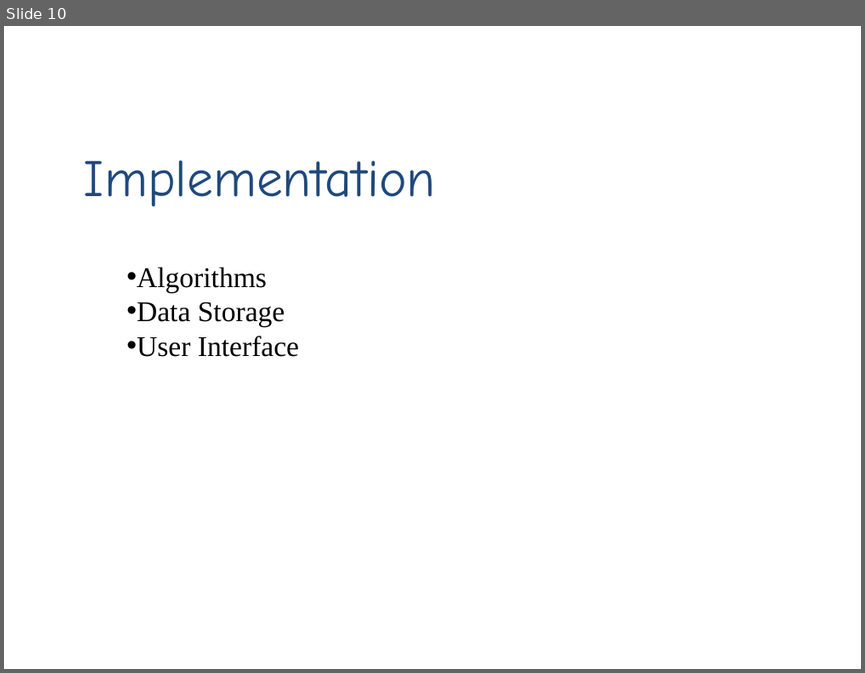
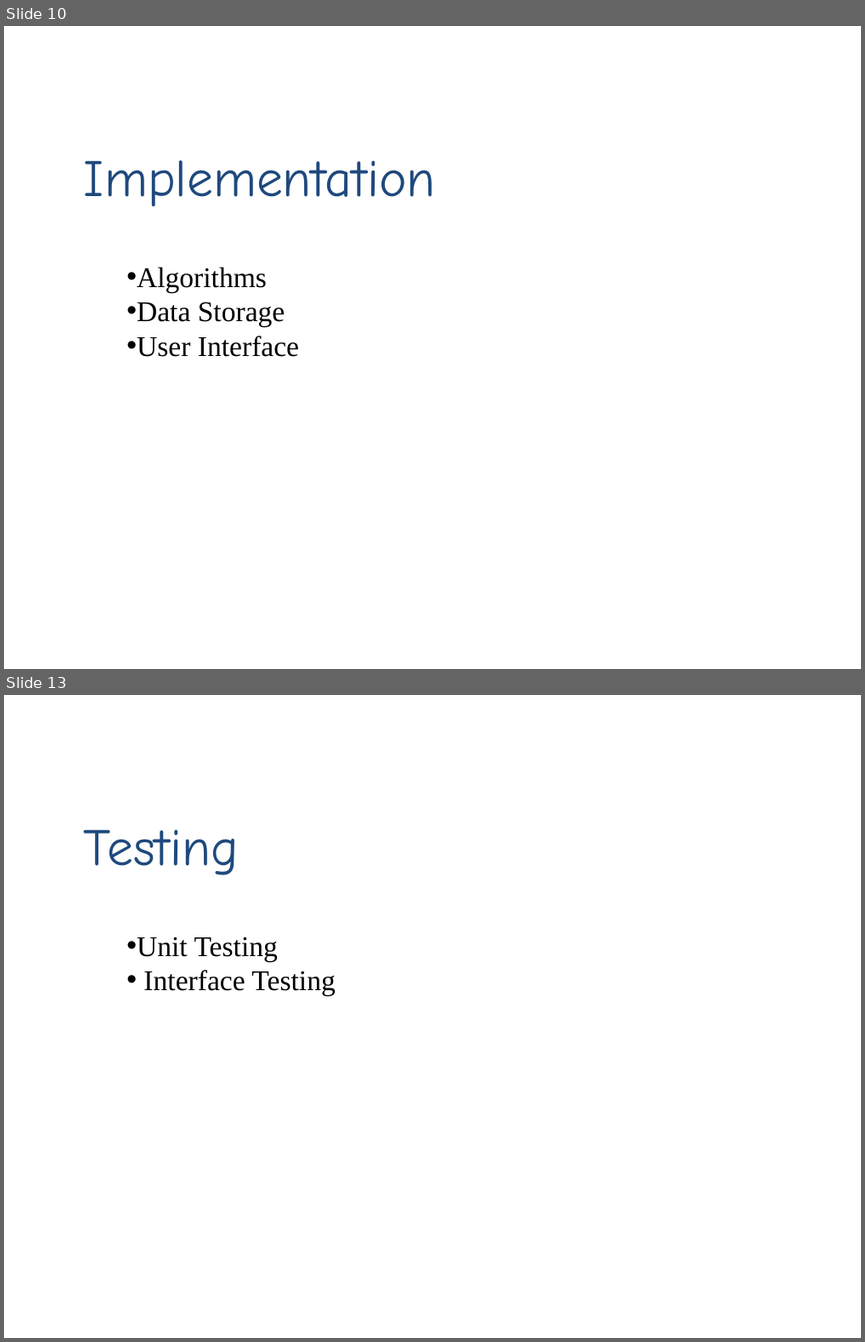
Before and after one commit to iernie/Costumer-Driven-Project, a slide deck: report/DesignReport/Presentation1.pptx. Shown one above the other, each under a label of ours: slide 10 before the commit, slides 10 and 13 after it; the slides between them are not shown. The pictures are 865x673 and 865x1342 pixels, drawn with LibreOffice and Linux fonts; fonts in the diff are those of the drawing; background and template pictures are left out. Boxes give left, top, right and bottom in pixels: in the first picture for what was removed or moved away, otherwise in the second. Text is boxed around its words. In the diff, an @@ line names an element or a change of style, - is before the commit and + after.

Commit message:
updated presentation

```diff
--- a/report/DesignReport/Presentation1.pptx
+++ b/report/DesignReport/Presentation1.pptx
@@ slide 13 added at (4,695,861,1338), background picture (left out) @@
@@ text added at (84,829,239,875), 44 pt, text #1F497D @@
+Testing
@@ text added at (137,936,335,996), 24 pt, text #000000 @@
+• Unit Testing
+• Interface Testing
```
Also in this commit, not shown: 2 other slides added, 9 other files.
